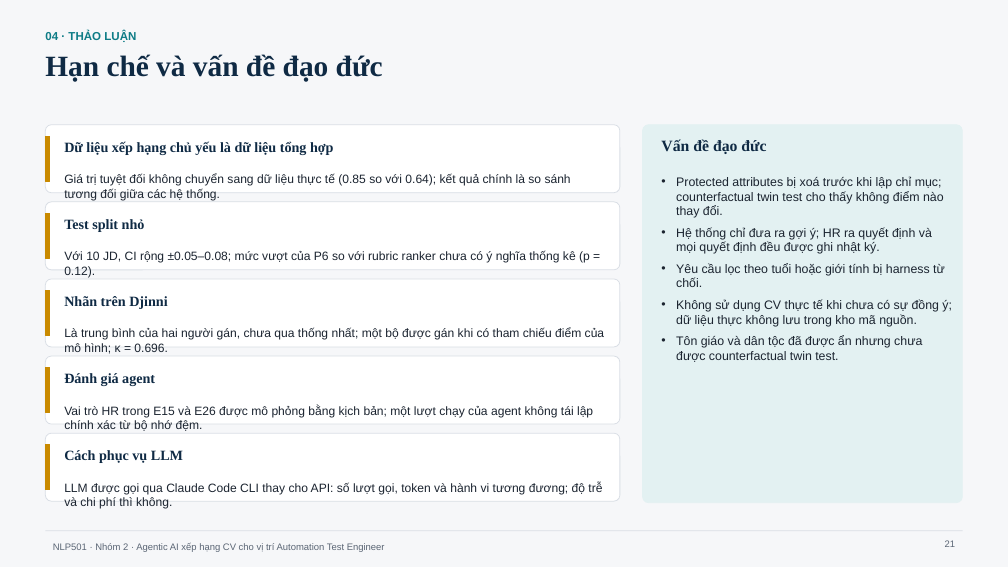
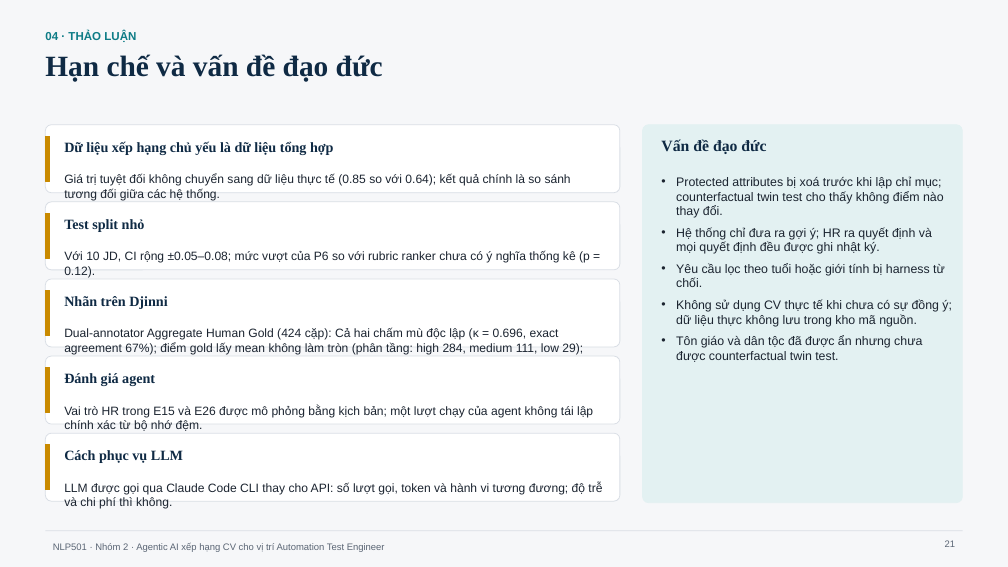
Before and after one commit to ZgsNat/NLP501.22_GROUP_2, a slide deck: slide 21 of NLP501_Nhom2_BaoCaoCuoiKy_v13.pptx. Drawn at 1008x567 pixels with LibreOffice and Linux fonts; fonts in the diff are those of the drawing. Boxes give left, top, right and bottom in pixels: in the first picture for what was removed or moved away, otherwise in the second. Text is boxed around its words. In the diff, an @@ line names an element or a change of style, - is before the commit and + after.

Commit message:
docs(deck): clarify double-blind Dual-annotator Aggregate Human Gold in v13 slide 13, 21 and script

```diff
--- a/NLP501_Nhom2_BaoCaoCuoiKy_v13.pptx
+++ b/NLP501_Nhom2_BaoCaoCuoiKy_v13.pptx
@@ text at [64, 328, 583, 354]: text changed @@
-Là trung bình của hai người gán, chưa qua thống nhất; một bộ được gán khi có tham chiếu điểm của mô hình; κ = 0.696.
+Dual-annotator Aggregate Human Gold (424 cặp): Cả hai chấm mù độc lập (κ = 0.696, exact agreement 67%); điểm gold lấy mean không làm tròn (phân tầng: high 284, medium 111, low 29); kiểm định độ nhạy với min/max bounds.
```
Also in this commit, not shown: 1 other slide changed, 1 other file.
